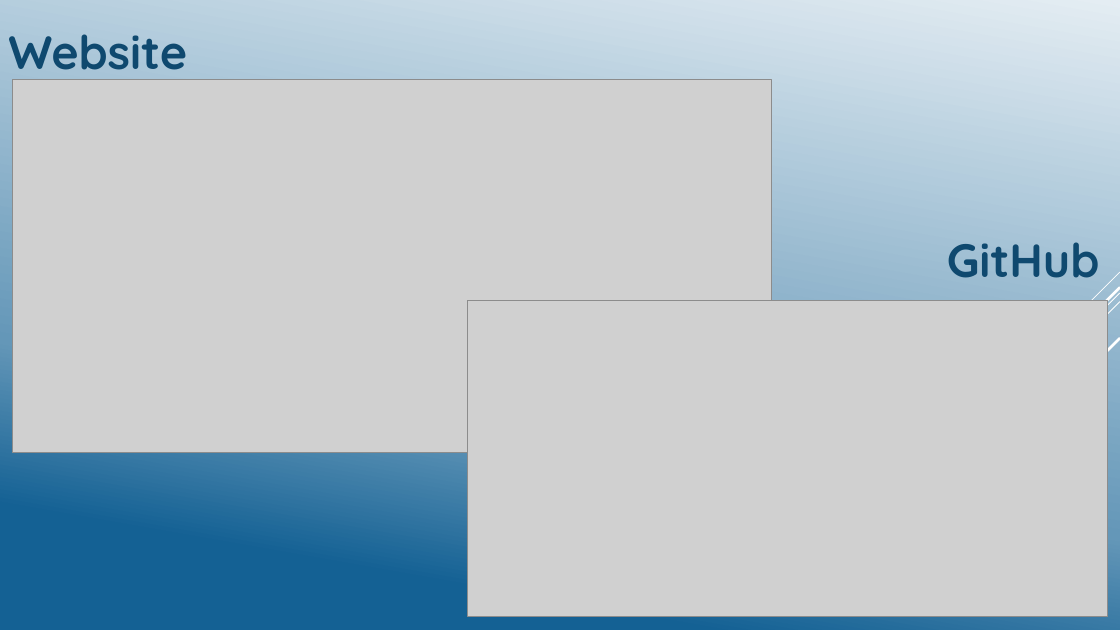
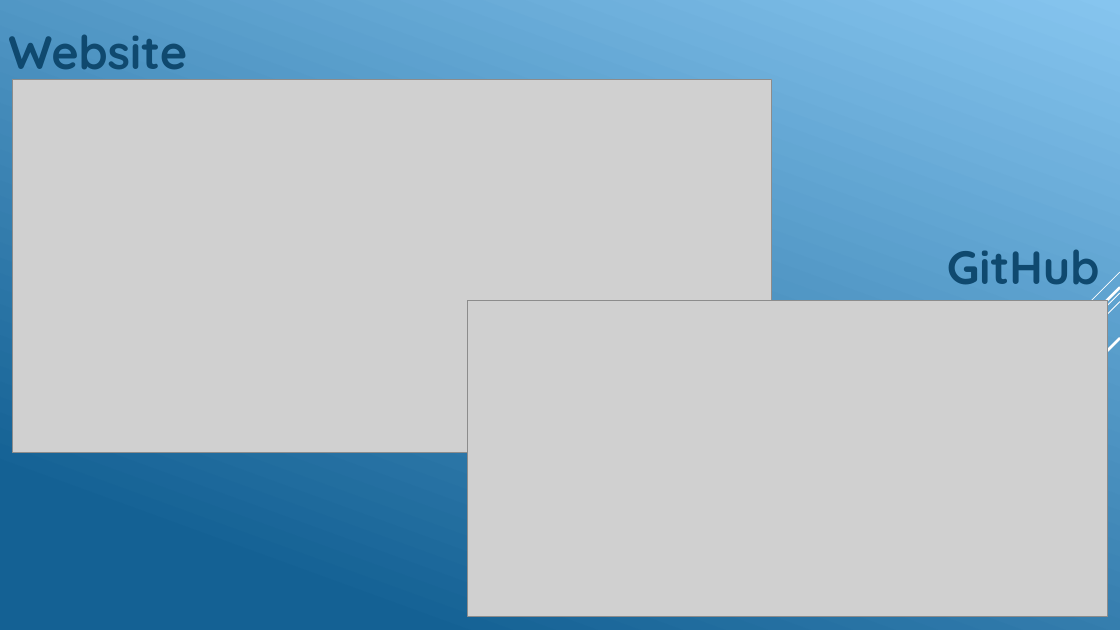
Before and after one commit to GeckSpy/IPdf2Latex, a slide deck: slide 3 of Presentation/Final presentation.pptx. Drawn at 1120x630 pixels with LibreOffice and Linux fonts; fonts in the diff are those of the drawing; grey boxes stand for pictures. Boxes give left, top, right and bottom in pixels: in the first picture for what was removed or moved away, otherwise in the second. Text is boxed around its words. In the diff, an @@ line names an element or a change of style, - is before the commit and + after.

```diff
--- a/Presentation/Final presentation.pptx
+++ b/Presentation/Final presentation.pptx
@@ background gradient #E4EDF3 to #6497B8 to #146194 to gradient #86C5EF to #146194 @@
@@ text "GitHub" rewrapped from [947,242,1099,278] to [947,249,1099,296] @@
```
Also in this commit, not shown: 16 other slides changed, 4 slides added, 1 slide removed.
